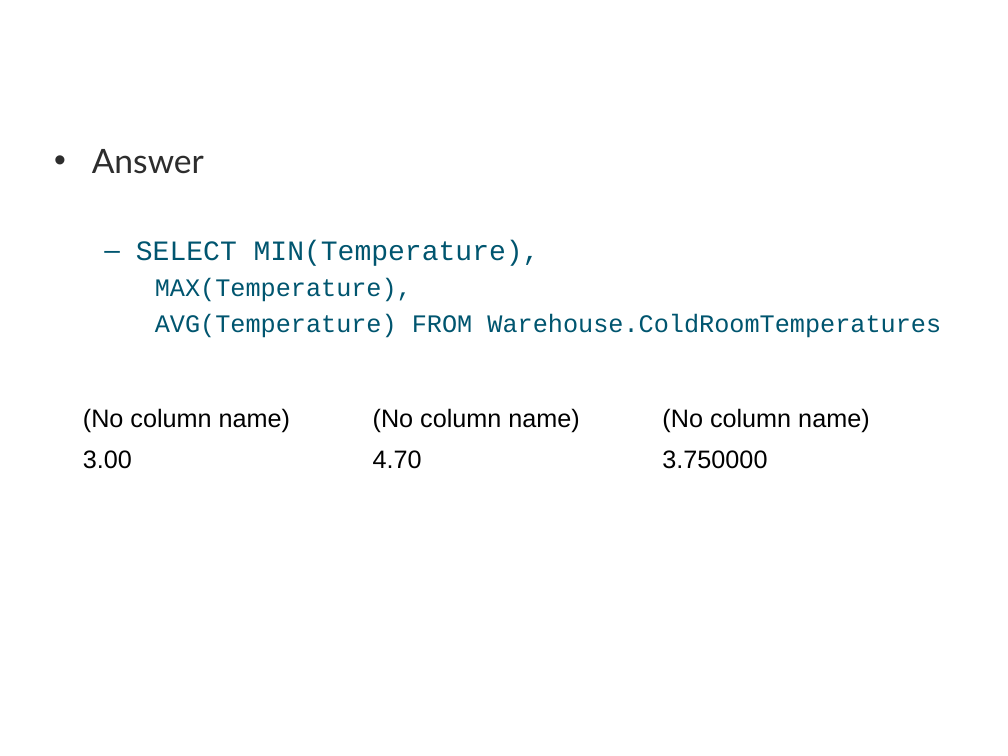
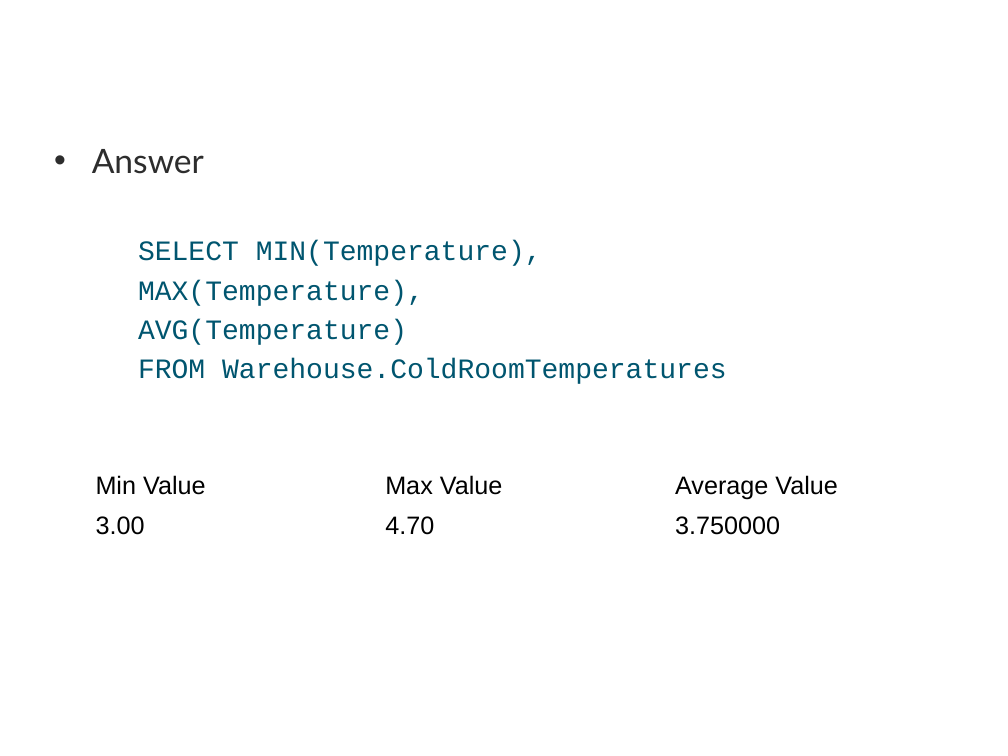
Before and after one commit to a099954/ABC-Program, a slide deck: slide 17 of SQL/03-aggregates.pptx. Drawn at 1008x756 pixels with LibreOffice and Linux fonts; fonts in the diff are those of the drawing; background and template pictures are left out. Boxes give left, top, right and bottom in pixels: in the first picture for what was removed or moved away, otherwise in the second. Text is boxed around its words. In the diff, an @@ line names an element or a change of style, - is before the commit and + after.

```diff
--- a/SQL/03-aggregates.pptx
+++ b/SQL/03-aggregates.pptx
@@ text at (x1=138, y1=241, x2=542, y2=306): size 18 to 20 pt in "MAX(Temperature),"; bullet – to none; list level 3 to 2 in "MAX(Temperature)," @@
@@ text at (x1=138, y1=319, x2=727, y2=384): text changed; size 18 to 20 pt @@
-    AVG(Temperature) FROM Warehouse.ColdRoomTemperatures
+  AVG(Temperature)
+  FROM Warehouse.ColdRoomTemperatures
@@ table at (x1=82, y1=465, x2=953, y2=550) @@
-row 1: (No column name) | (No column name) | (No column name)
+row 1: Min Value | Max Value | Average Value
@@ table moved from (x1=70, y1=398, x2=940, y2=484) to (x1=82, y1=465, x2=953, y2=550) @@
```
Also in this commit, not shown: 8 other slides changed, 1 slide added, 1 slide removed, 6 other files.
